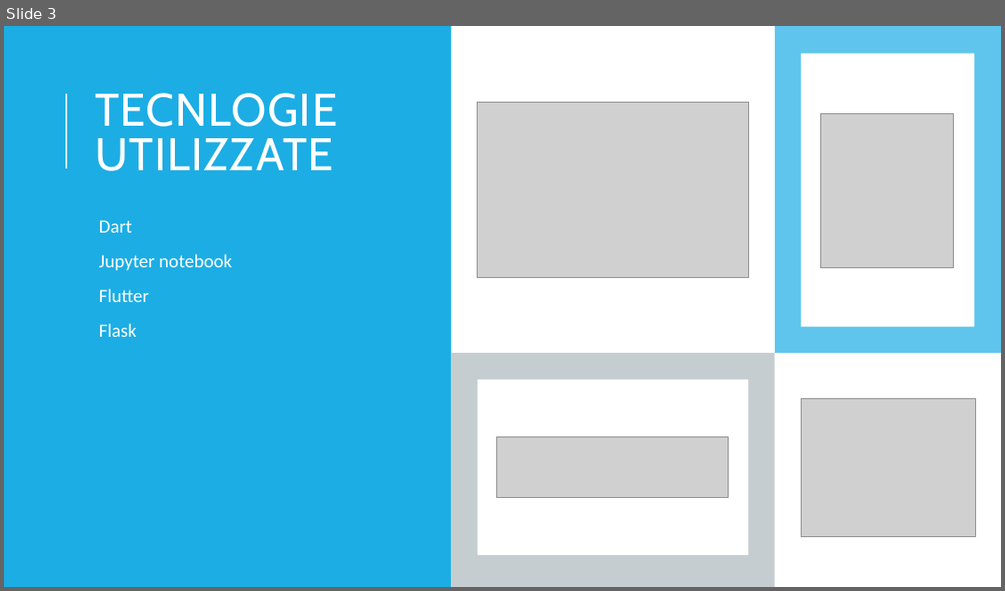
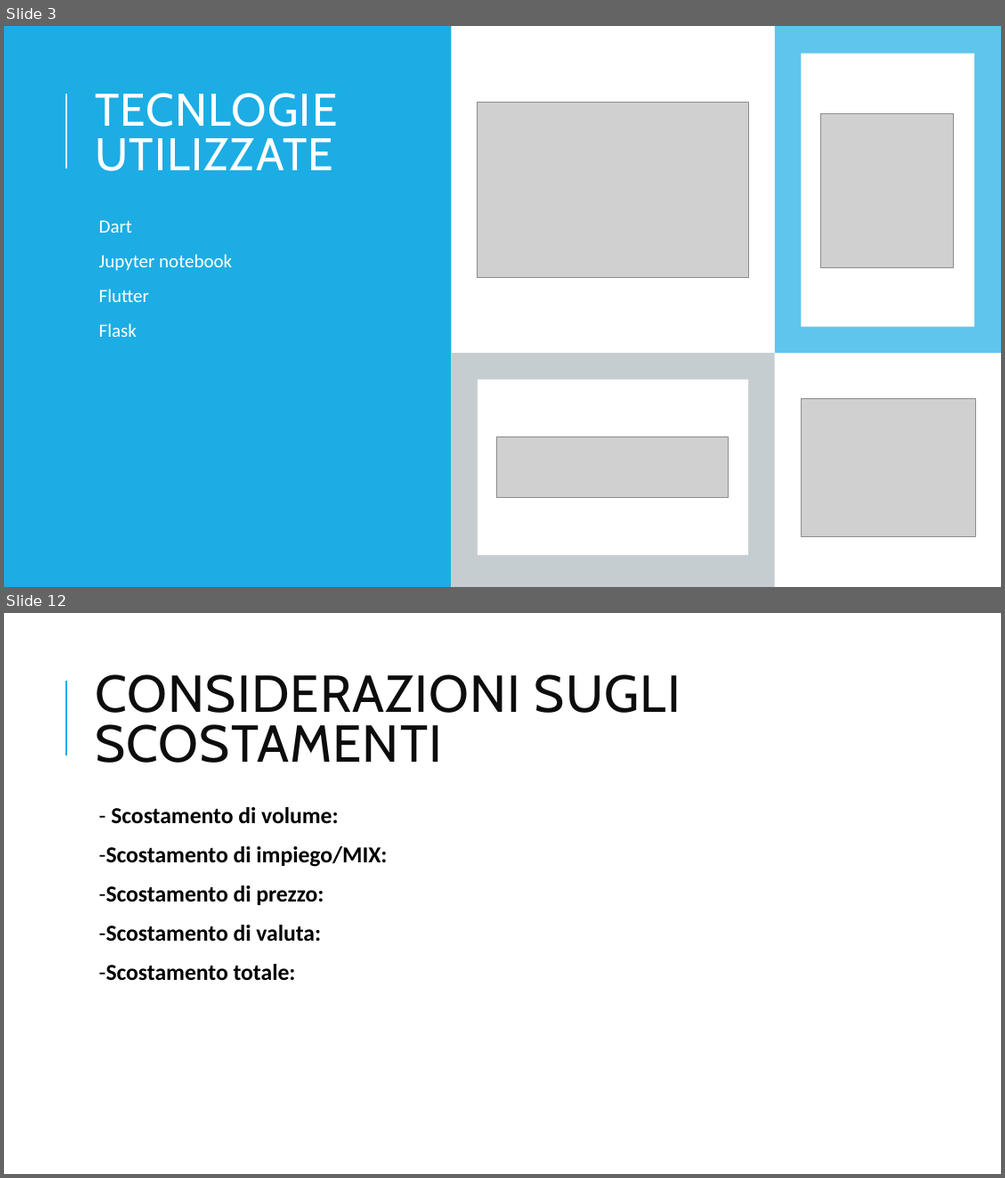
Before and after one commit to VinciGit00/SCGProject, a slide deck: Document/PresentazioneProgetto.pptx. Shown one above the other, each under a label of ours: slide 3 before the commit, slides 3 and 12 after it; the slides between them are not shown. The pictures are 1005x591 and 1005x1178 pixels, drawn with LibreOffice and Linux fonts; fonts in the diff are those of the drawing; grey boxes stand for pictures. Boxes give left, top, right and bottom in pixels: in the first picture for what was removed or moved away, otherwise in the second. Text is boxed around its words. In the diff, an @@ line names an element or a change of style, - is before the commit and + after.

```diff
--- a/Document/PresentazioneProgetto.pptx
+++ b/Document/PresentazioneProgetto.pptx
@@ slide 12 added at (4,613,1001,1174), background #FFFFFF @@
@@ line added from (66, 755) to (66, 681), #1CADE4 1.5 pt @@
@@ title added at (95,674,680,763), 50 pt, text #0D0D0D @@
+CONSIDERAZIONI SUGLI SCOSTAMENTI
@@ text added at (99,807,387,981), 22 pt, text #000000, bold @@
+  - Scostamento di volume:
+  -Scostamento di impiego/MIX:
+  -Scostamento di prezzo:
+  -Scostamento di valuta:
+  -Scostamento totale:
```
Also in this commit, not shown: 6 slides changed, 4 other slides added, 4 slides removed, 7 other files.
